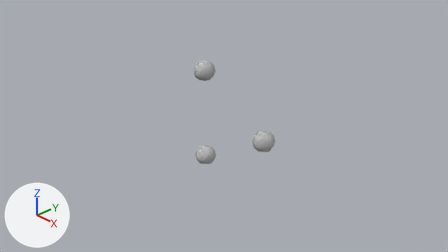
Before and after pictures for a commit that changed the Blender file blender/juggling_balls.blend.
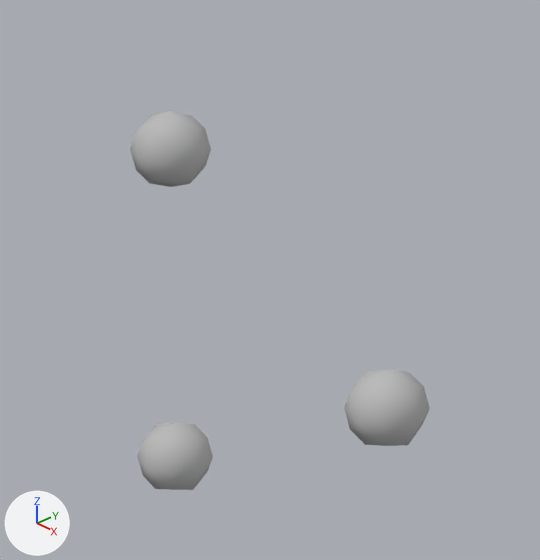
There are two pictures of each version: one from the file's camera 'Camera', one close up on the part from 35% to 68% of the width and 12% to 73% of the height. The axes (+X, +Y, +Z) are drawn at lower left. The lights are the same throughout.
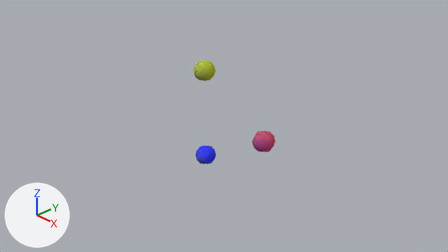
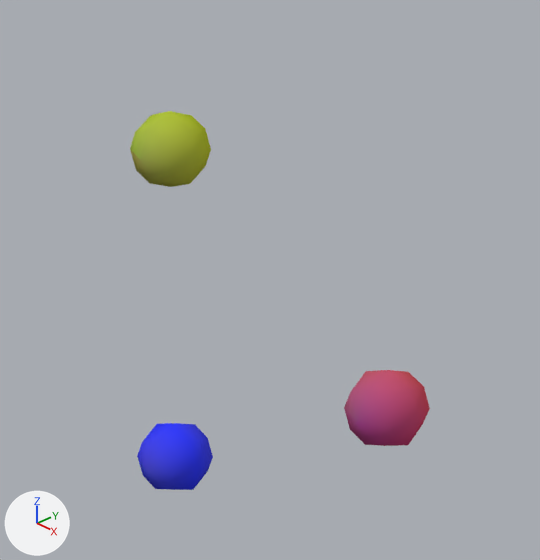
What differs and where, as boxes [x1, y1, x2, y2] in the close-ups (540 x 560 px):
```json
{"object": "Sphere", "change": "surface changed", "before": [344, 370, 430, 446], "after": [344, 370, 430, 446]}
{"object": "Sphere.001", "change": "surface changed", "before": [130, 111, 211, 187], "after": [130, 111, 211, 187], "on screen": "grey to yellow"}
{"object": "Sphere.002", "change": "surface changed", "before": [137, 423, 213, 490], "after": [137, 423, 213, 490], "on screen": "grey to blue"}
```

Edits to the scene script, one JSON object a line:
```json
{"op": "add", "block": "img_colours", "code": ["img_colours = load_image('Colours', '_unpacked/Colours', 2, 2, 'sRGB')"]}
{"op": "remove", "block": "mat_material_001", "code": "mat_material_001.base_color = (0.5, 0.5, 0.5)  # grey #bcbcbc"}
{"op": "add", "block": "mat_material_001", "code": "mat_material_001.texture = img_colours"}
```
